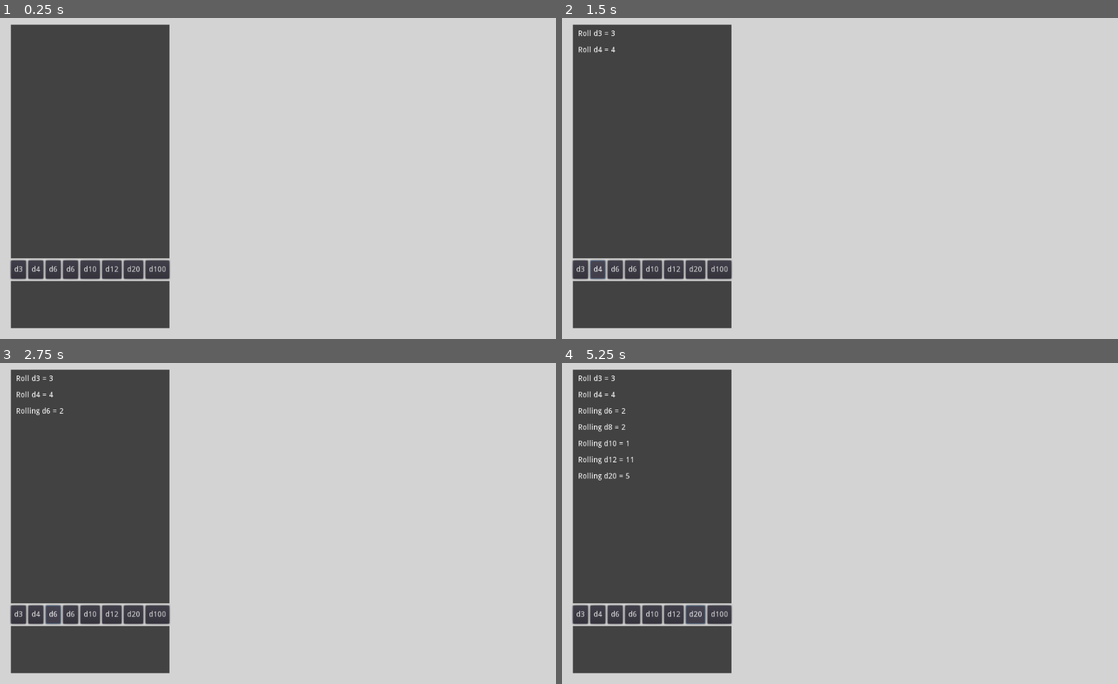
Above: before the commit, frames 1-4 (two rows, left to right).
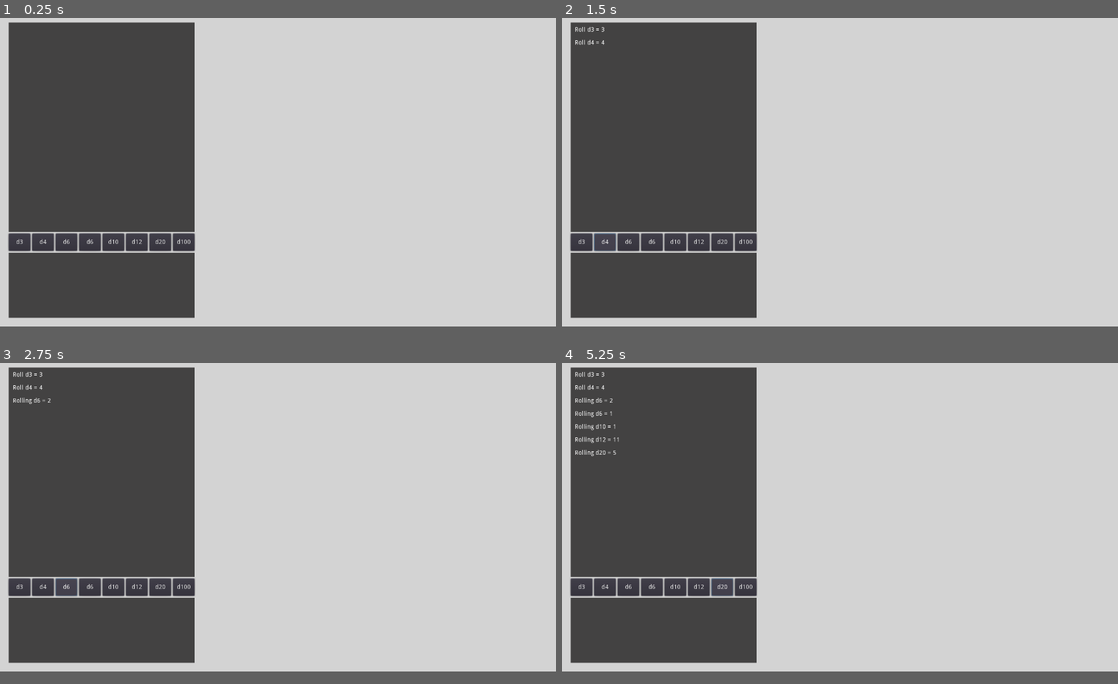
Above: after the commit, the same moments.

Repository: Daniel3dartist/RPG-Virtual-Table
Game: Godot game, scene res://Scenes/Table.tscn
Same seed, same stepped clock (60 frames per second), same inputs: the game is played once before the commit and once after it.
Inputs:
- Up to frame 1 (0.25 s): no input
- Up to frame 2 (1.5 s): click "d3" at 0.5 s; click "d4" at 1.25 s
- Up to frame 3 (2.75 s): click "d6" at 2 s
- Up to frame 4 (5.25 s): click "d6" at 2.75 s; click "d10" at 3.5 s; click "d12" at 4.25 s; click "d20" at 5 s
In our replay, the window is 800x468 before the commit and 800x450 after it. These sizes can differ from the game's own. Grey fills any space a smaller window leaves; there, only what the larger window draws over its background counts as a difference.

The runs differ from the first frame. In frame 1, 7.3% of the frame differs, in the area x 1-36%, y 1-97%; in frame 2, 7.5%; in frame 3, 7.6%; in frame 4, 8.1%.

Commit message:
Update the MOD math

Diff:
--- a/Scenes/Character_Sheet.tscn
+++ b/Scenes/Character_Sheet.tscn
@@ -74,7 +74,7 @@
 }
 
 [node name="CharacterBaseArea" type="HBoxContainer" parent="ColorRect/SheetArea"]
-margin_right = 984.0
+margin_right = 1240.0
 margin_bottom = 42.0
 size_flags_horizontal = 3
 alignment = 1
@@ -83,7 +83,7 @@
 }
 
 [node name="CharacterName_BoxC" type="VBoxContainer" parent="ColorRect/SheetArea/CharacterBaseArea"]
-margin_right = 325.0
+margin_right = 410.0
 margin_bottom = 42.0
 size_flags_horizontal = 3
 size_flags_vertical = 3
@@ -92,7 +92,7 @@
 }
 
 [node name="Character_Name_Description" type="Label" parent="ColorRect/SheetArea/CharacterBaseArea/CharacterName_BoxC"]
-margin_right = 325.0
+margin_right = 410.0
 margin_bottom = 14.0
 custom_colors/font_color = Color( 0, 0, 0, 1 )
 text = "Character Name"
@@ -100,12 +100,12 @@
 
 [node name="Character_Name" type="LineEdit" parent="ColorRect/SheetArea/CharacterBaseArea/CharacterName_BoxC"]
 margin_top = 18.0
-margin_right = 325.0
+margin_right = 410.0
 margin_bottom = 42.0
 
 [node name="CharacterRace_BoxC" type="VBoxContainer" parent="ColorRect/SheetArea/CharacterBaseArea"]
-margin_left = 329.0
-margin_right = 654.0
+margin_left = 414.0
+margin_right = 825.0
 margin_bottom = 42.0
 size_flags_horizontal = 3
 size_flags_vertical = 3
@@ -114,7 +114,7 @@
 }
 
 [node name="Character_Race_Description" type="Label" parent="ColorRect/SheetArea/CharacterBaseArea/CharacterRace_BoxC"]
-margin_right = 325.0
+margin_right = 411.0
 margin_bottom = 14.0
 custom_colors/font_color = Color( 0, 0, 0, 1 )
 text = "Race"
@@ -122,12 +122,12 @@
 
 [node name="Character_Race" type="LineEdit" parent="ColorRect/SheetArea/CharacterBaseArea/CharacterRace_BoxC"]
 margin_top = 18.0
-margin_right = 325.0
+margin_right = 411.0
 margin_bottom = 42.0
 
 [node name="CharacterClass_BoxC" type="VBoxContainer" parent="ColorRect/SheetArea/CharacterBaseArea"]
-margin_left = 658.0
-margin_right = 984.0
+margin_left = 829.0
+margin_right = 1240.0
 margin_bottom = 42.0
 size_flags_horizontal = 3
 size_flags_vertical = 3
@@ -136,7 +136,7 @@
 }
 
 [node name="CharacterClass_Description" type="Label" parent="ColorRect/SheetArea/CharacterBaseArea/CharacterClass_BoxC"]
-margin_right = 326.0
+margin_right = 411.0
 margin_bottom = 14.0
 custom_colors/font_color = Color( 0, 0, 0, 1 )
 text = "Class"
@@ -144,18 +144,18 @@
 
 [node name="Character_Class" type="LineEdit" parent="ColorRect/SheetArea/CharacterBaseArea/CharacterClass_BoxC"]
 margin_top = 18.0
-margin_right = 326.0
+margin_right = 411.0
 margin_bottom = 42.0
 
 [node name="Sheet_TabContainer" type="TabContainer" parent="ColorRect/SheetArea"]
-margin_top = 60.0
-margin_right = 984.0
-margin_bottom = 560.0
-size_flags_horizontal = 3
-size_flags_vertical = 3
-custom_styles/tab_fg = SubResource( 5 )
-custom_styles/tab_bg = SubResource( 4 )
-custom_styles/panel = SubResource( 2 )
+margin_top = 46.0
+margin_right = 1240.0
+margin_bottom = 680.0
+size_flags_horizontal = 3
+size_flags_vertical = 3
+custom_styles/tab_fg = SubResource( 1 )
+custom_styles/tab_bg = SubResource( 2 )
+custom_styles/panel = SubResource( 3 )
 custom_colors/font_color_bg = Color( 0, 0, 0, 1 )
 custom_colors/font_color_fg = Color( 0, 0, 0, 1 )
 __meta__ = {
@@ -188,14 +188,14 @@
 margin_bottom = 14.0
 size_flags_horizontal = 3
 size_flags_vertical = 3
-custom_styles/normal = SubResource( 6 )
+custom_styles/normal = SubResource( 4 )
 custom_colors/font_color = Color( 1, 1, 1, 1 )
 text = "Core Stats"
 align = 1
 valign = 1
 
 [node name="HBoxContainer" type="HBoxContainer" parent="ColorRect/SheetArea/Sheet_TabContainer/Core Stats/HBoxContainer/Score_&_Mod"]
-margin_top = 25.0
+margin_top = 18.0
 margin_right = 192.0
 margin_bottom = 200.0
 
@@ -511,42 +511,61 @@
 visible = false
 anchor_right = 1.0
 anchor_bottom = 1.0
-margin_top = 24.0
-margin_right = -944.0
-margin_bottom = -450.0
+margin_left = 1.0
+margin_top = 25.0
+margin_right = -1.0
+margin_bottom = -1.0
 
 [node name="Background" type="VBoxContainer" parent="ColorRect/SheetArea/Sheet_TabContainer"]
 visible = false
 anchor_right = 1.0
 anchor_bottom = 1.0
-margin_top = 24.0
+margin_left = 1.0
+margin_top = 25.0
+margin_right = -1.0
+margin_bottom = -1.0
 
 [node name="Class" type="VBoxContainer" parent="ColorRect/SheetArea/Sheet_TabContainer"]
 visible = false
 anchor_right = 1.0
 anchor_bottom = 1.0
-margin_top = 24.0
+margin_left = 1.0
+margin_top = 25.0
+margin_right = -1.0
+margin_bottom = -1.0
 
 [node name="Weapons" type="VBoxContainer" parent="ColorRect/SheetArea/Sheet_TabContainer"]
 visible = false
 anchor_right = 1.0
 anchor_bottom = 1.0
-margin_top = 24.0
+margin_left = 1.0
+margin_top = 25.0
+margin_right = -1.0
+margin_bottom = -1.0
 
 [node name="Spellbook" type="VBoxContainer" parent="ColorRect/SheetArea/Sheet_TabContainer"]
 visible = false
 anchor_right = 1.0
 anchor_bottom = 1.0
-margin_top = 24.0
+margin_left = 1.0
+margin_top = 25.0
+margin_right = -1.0
+margin_bottom = -1.0
 
 [node name="Armour" type="VBoxContainer" parent="ColorRect/SheetArea/Sheet_TabContainer"]
 visible = false
 anchor_right = 1.0
 anchor_bottom = 1.0
-margin_top = 24.0
+margin_left = 1.0
+margin_top = 25.0
+margin_right = -1.0
+margin_bottom = -1.0
 
 [node name="Inventory" type="VBoxContainer" parent="ColorRect/SheetArea/Sheet_TabContainer"]
 visible = false
 anchor_right = 1.0
 anchor_bottom = 1.0
-margin_top = 24.0
+margin_left = 1.0
+margin_top = 25.0
+margin_right = -1.0
+margin_bottom = -1.0
--- a/Scenes/Table.tscn
+++ b/Scenes/Table.tscn
@@ -68,8 +68,8 @@
 }
 
 [node name="Chat" type="RichTextLabel" parent="Base_UI/Chat_&_Rolls_Results/Chat_Buttons_ChatInput"]
-margin_right = 292.0
-margin_bottom = 431.0
+margin_right = 428.0
+margin_bottom = 482.0
 size_flags_horizontal = 3
 size_flags_vertical = 3
 custom_styles/normal = SubResource( 1 )
@@ -78,11 +78,12 @@
 scroll_following = true
 
 [node name="Dice_Buttons" type="HBoxContainer" parent="Base_UI/Chat_&_Rolls_Results/Chat_Buttons_ChatInput"]
-margin_top = 435.0
-margin_right = 292.0
-margin_bottom = 469.0
+margin_top = 486.0
+margin_right = 428.0
+margin_bottom = 526.0
+rect_min_size = Vector2( 0, 40 )
 size_flags_horizontal = 3
-size_flags_vertical = 3
+size_flags_vertical = 0
 size_flags_stretch_ratio = 0.08
 __meta__ = {
 "_edit_use_anchors_": false
@@ -95,83 +96,92 @@
 anchor_bottom = 0.0
 margin_left = 0.0
 margin_top = 0.0
-margin_right = 28.0
-margin_bottom = 34.0
+margin_right = 50.0
+margin_bottom = 40.0
+rect_min_size = Vector2( 50, 0 )
 
 [node name="d4_b" parent="Base_UI/Chat_&_Rolls_Results/Chat_Buttons_ChatInput/Dice_Buttons" instance=ExtResource( 3 )]
 anchor_left = 0.0
 anchor_top = 0.0
 anchor_right = 0.0
 anchor_bottom = 0.0
-margin_left = 32.0
-margin_top = 0.0
-margin_right = 60.0
-margin_bottom = 34.0
+margin_left = 54.0
+margin_top = 0.0
+margin_right = 104.0
+margin_bottom = 40.0
+rect_min_size = Vector2( 50, 0 )
 
 [node name="d6_b" parent="Base_UI/Chat_&_Rolls_Results/Chat_Buttons_ChatInput/Dice_Buttons" instance=ExtResource( 4 )]
 anchor_left = 0.0
 anchor_top = 0.0
 anchor_right = 0.0
 anchor_bottom = 0.0
-margin_left = 64.0
-margin_top = 0.0
-margin_right = 92.0
-margin_bottom = 34.0
+margin_left = 108.0
+margin_top = 0.0
+margin_right = 158.0
+margin_bottom = 40.0
+rect_min_size = Vector2( 50, 0 )
 
 [node name="d8_b" parent="Base_UI/Chat_&_Rolls_Results/Chat_Buttons_ChatInput/Dice_Buttons" instance=ExtResource( 5 )]
 anchor_left = 0.0
 anchor_top = 0.0
 anchor_right = 0.0
 anchor_bottom = 0.0
-margin_left = 96.0
-margin_top = 0.0
-margin_right = 124.0
-margin_bottom = 34.0
+margin_left = 162.0
+margin_top = 0.0
+margin_right = 212.0
+margin_bottom = 40.0
+rect_min_size = Vector2( 50, 0 )
 
 [node name="d10_b" parent="Base_UI/Chat_&_Rolls_Results/Chat_Buttons_ChatInput/Dice_Buttons" instance=ExtResource( 6 )]
 anchor_left = 0.0
 anchor_top = 0.0
 anchor_right = 0.0
 anchor_bottom = 0.0
-margin_left = 128.0
-margin_top = 0.0
-margin_right = 164.0
-margin_bottom = 34.0
+margin_left = 216.0
+margin_top = 0.0
+margin_right = 266.0
+margin_bottom = 40.0
+rect_min_size = Vector2( 50, 0 )
 
 [node name="d12_b" parent="Base_UI/Chat_&_Rolls_Results/Chat_Buttons_ChatInput/Dice_Buttons" instance=ExtResource( 7 )]
 anchor_left = 0.0
 anchor_top = 0.0
 anchor_right = 0.0
 anchor_bottom = 0.0
-margin_left = 168.0
-margin_top = 0.0
-margin_right = 204.0
-margin_bottom = 34.0
+margin_left = 270.0
+margin_top = 0.0
+margin_right = 320.0
+margin_bottom = 40.0
+rect_min_size = Vector2( 50, 0 )
 
 [node name="d20_b" parent="Base_UI/Chat_&_Rolls_Results/Chat_Buttons_ChatInput/Dice_Buttons" instance=ExtResource( 9 )]
 anchor_left = 0.0
 anchor_top = 0.0
 anchor_right = 0.0
 anchor_bottom = 0.0
-margin_left = 208.0
-margin_top = 0.0
-margin_right = 244.0
-margin_bottom = 34.0
+margin_left = 324.0
+margin_top = 0.0
+margin_right = 374.0
+margin_bottom = 40.0
+rect_min_size = Vector2( 50, 0 )
 
 [node name="d100_b" parent="Base_UI/Chat_&_Rolls_Results/Chat_Buttons_ChatInput/Dice_Buttons" instance=ExtResource( 8 )]
 anchor_left = 0.0
 anchor_top = 0.0
 anchor_right = 0.0
 anchor_bottom = 0.0
-margin_left = 248.0
-margin_top = 0.0
-margin_right = 292.0
-margin_bottom = 34.0
+margin_left = 378.0
+margin_top = 0.0
+margin_right = 428.0
+margin_bottom = 40.0
+rect_min_size = Vector2( 50, 0 )
 
 [node name="Chat_Input" type="TextEdit" parent="Base_UI/Chat_&_Rolls_Results/Chat_Buttons_ChatInput"]
-margin_top = 473.0
-margin_right = 292.0
-margin_bottom = 560.0
+margin_top = 530.0
+margin_right = 428.0
+margin_bottom = 680.0
+rect_min_size = Vector2( 0, 150 )
 size_flags_horizontal = 3
 size_flags_vertical = 3
 size_flags_stretch_ratio = 0.2
--- a/Scripts/Character_Sheet.gd
+++ b/Scripts/Character_Sheet.gd
@@ -45,7 +45,7 @@
 
 		num = int(STR_Input.text)
 		strMod = num
-		strMod = str(strMod - 10)
+		strMod = str((strMod - 10) / 2)
 		STR_Mod_Value.text = strMod
 		strCompareNum = num
 
@@ -56,7 +56,7 @@
 
 		num = int(DEX_Input.text)
 		dexMod = num
-		dexMod = str(dexMod - 10)
+		dexMod = str((dexMod - 10) / 2)
 		DEX_Mod_Value.text = dexMod
 		dexCompareNum = num
 
@@ -67,7 +67,7 @@
 
 		num = int(CON_Input.text)
 		conMod = num
-		conMod = str(conMod - 10)
+		conMod = str((conMod - 10) / 2)
 		CON_Mod_Value.text =conMod
 		conCompareNum = num
 
@@ -78,7 +78,7 @@
 
 		num = int(INT_Input.text)
 		intMod = num
-		intMod = str(intMod - 10)
+		intMod = str((intMod - 10) / 2)
 		INT_Mod_Value.text = intMod
 		intCompareNum = num
 
@@ -89,7 +89,7 @@
 
 		num = int(WIS_Input.text)
 		wisMod = num
-		wisMod = str(wisMod - 10)
+		wisMod = str((wisMod - 10) / 2)
 		WIS_Mod_Value.text =wisMod
 		wisCompareNum = num
 
@@ -100,6 +100,6 @@
 
 		num = int(CHA_Input.text)
 		chaMod = num
-		chaMod = str(chaMod - 10)
+		chaMod = str((chaMod - 10) / 2)
 		CHA_Mod_Value.text = chaMod
 		chaCompareNum = num
--- a/Scripts/Chat_&_Rolls_Results.gd
+++ b/Scripts/Chat_&_Rolls_Results.gd
@@ -10,7 +10,7 @@
 var text_to_Discord
 
 
-var token := "" # Make sure to actually replace this with your token!
+var token := "Nzc5MTc0MDg2MjgxNTI3MzI4.X7csag.DeaIEeHr15HivuPfIW88L3es154" # Bot token
 var client : WebSocketClient
 var heartbeat_interval : float
 var last_sequence : float
--- a/project.godot
+++ b/project.godot
@@ -20,6 +20,11 @@
 config/icon="res://icon.png"
 config/windows_native_icon="res://RPG Virtual Table.ico"
 
+[display]
+
+window/size/width=1280
+window/size/height=720
+
 [input]
 
 enter={
Not shown: 4 places in Scenes/Character_Sheet.tscn that only renumber resources
